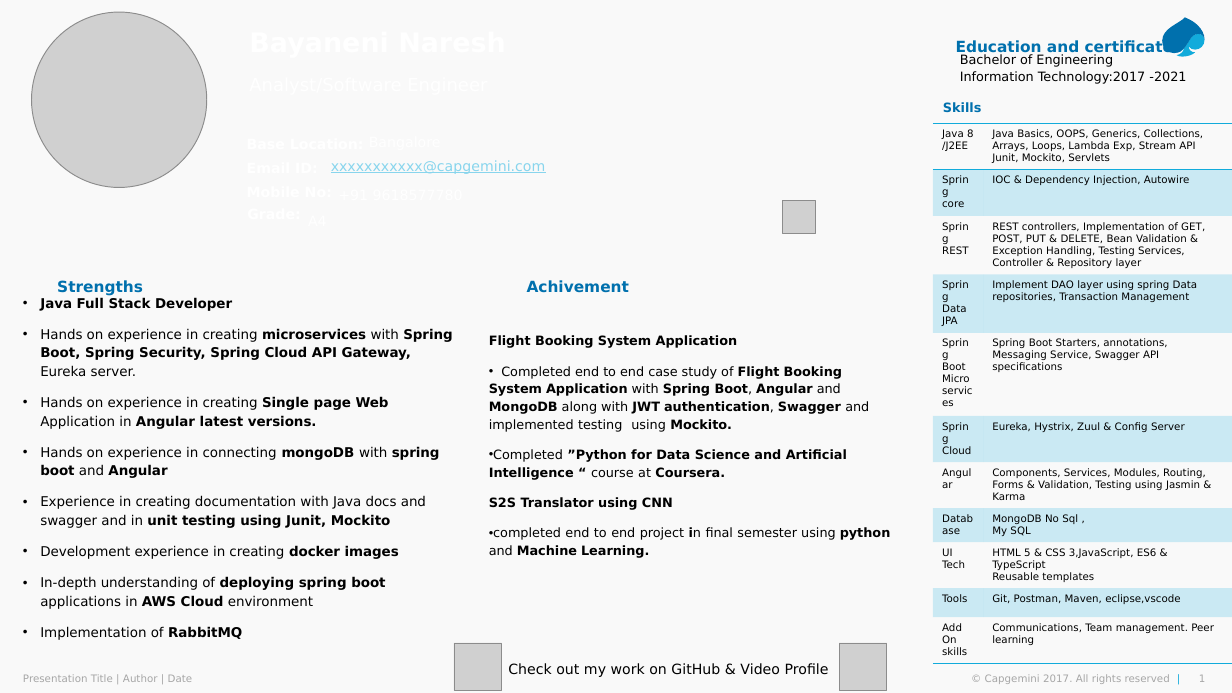
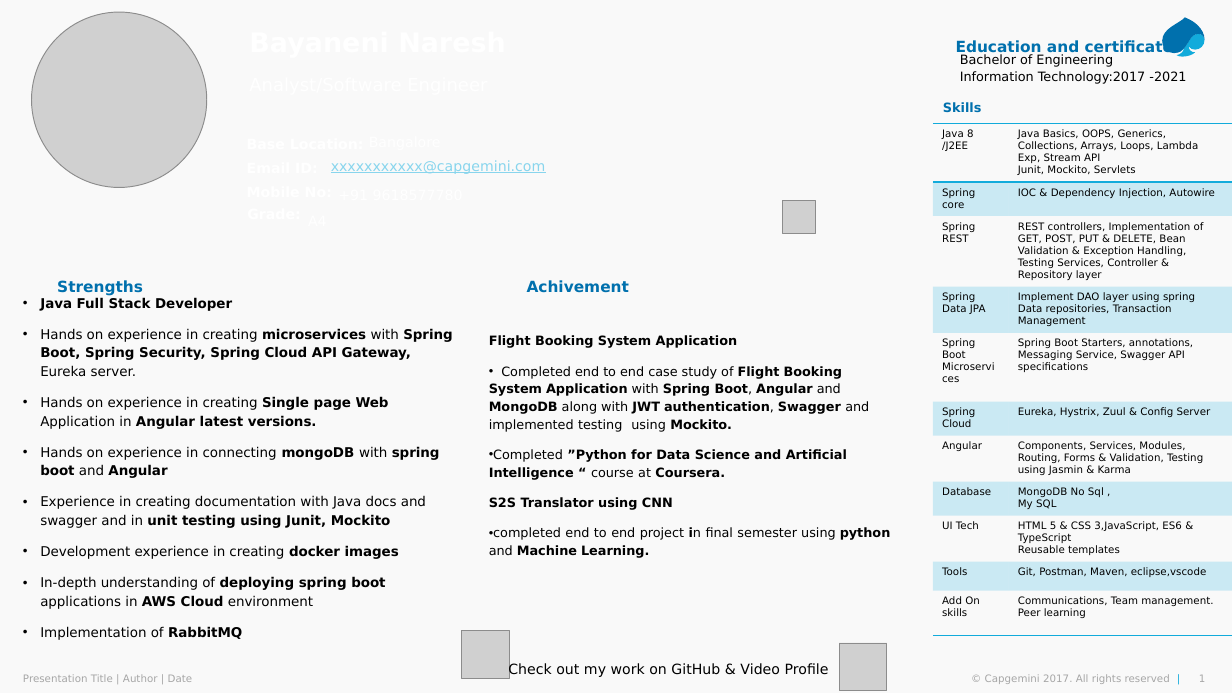
Before and after one commit to BayaneniNaresh/Naresh-One-Pager, a slide deck: slide 1 of Naresh one Pager.pptx. Drawn at 1232x693 pixels with LibreOffice and Linux fonts; fonts in the diff are those of the drawing; grey boxes stand for pictures; background and template pictures are left out. Boxes give left, top, right and bottom in pixels: in the first picture for what was removed or moved away, otherwise in the second. Text is boxed around its words. In the diff, an @@ line names an element or a change of style, - is before the commit and + after.

Commit message:
ONE PAGER UPDATED

```diff
--- a/Naresh one Pager.pptx
+++ b/Naresh one Pager.pptx
@@ table: place and size @@
-table at (933, 124, 1232, 665)
+table at (933, 124, 1232, 637)
@@ picture: place and size @@
-picture at (454, 643, 502, 691)
+picture at (462, 631, 510, 679)
```
